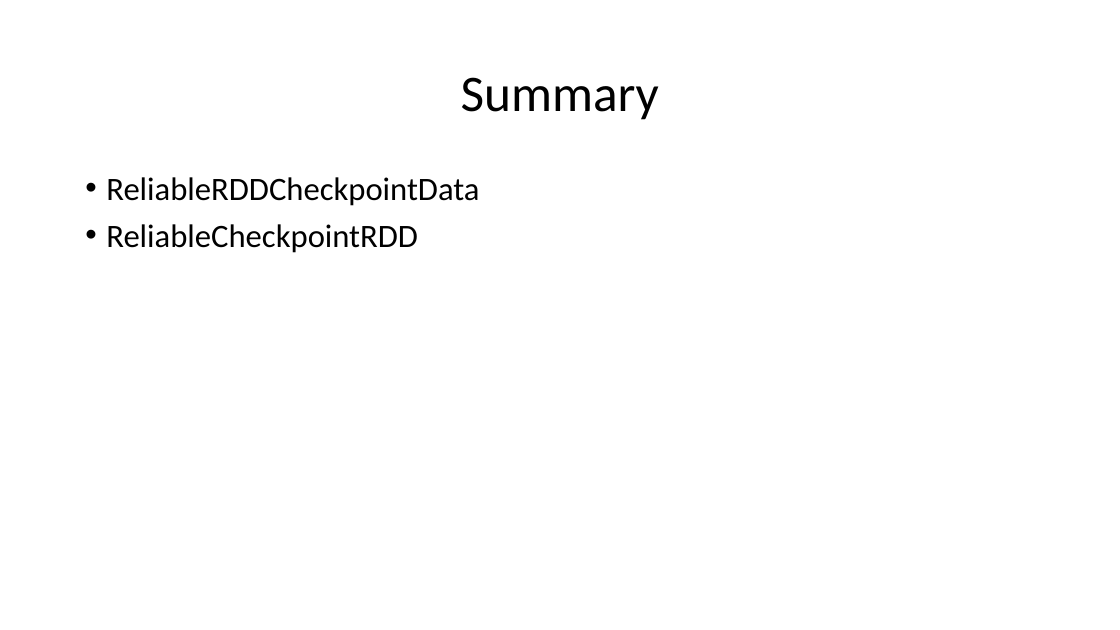
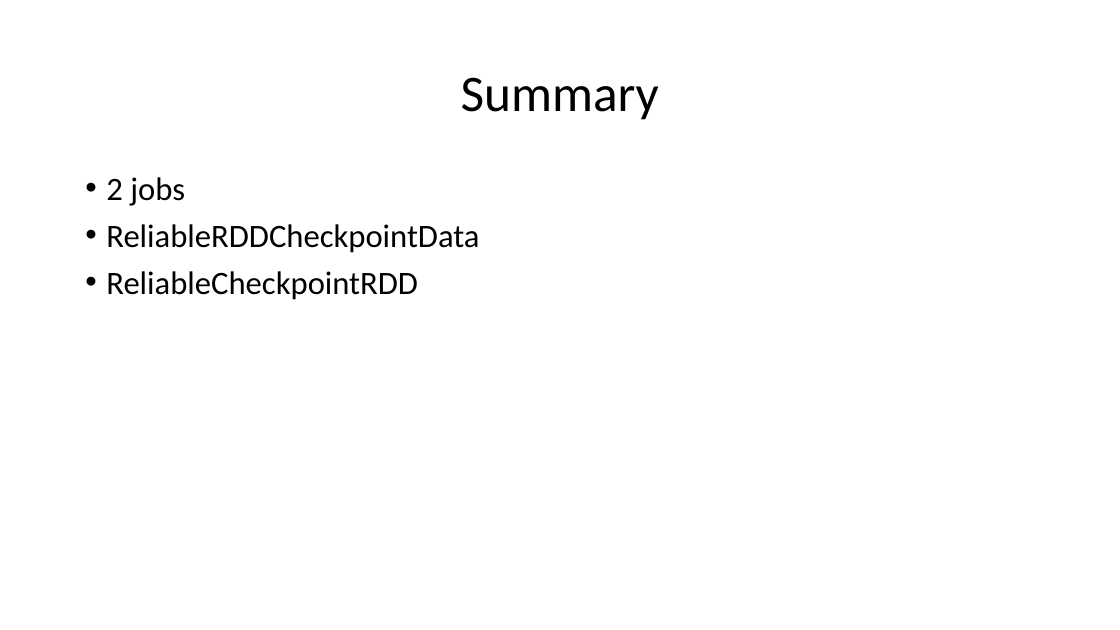
Before and after one commit to nkudinov/apache_spark_pptx, a slide deck: slide 25 of Spark_checkpoint.pptx (slide 23 before the commit). Drawn at 1120x630 pixels with LibreOffice and Linux fonts; fonts in the diff are those of the drawing. Boxes give left, top, right and bottom in pixels: in the first picture for what was removed or moved away, otherwise in the second. Text is boxed around its words. In the diff, an @@ line names an element or a change of style, - is before the commit and + after.

```diff
--- a/Spark_checkpoint.pptx
+++ b/Spark_checkpoint.pptx
@@ text at bbox=[106, 177, 185, 206]: paragraph added @@
+• 2 jobs
```
Also in this commit, not shown: 6 other slides changed, 4 slides added, 2 slides removed.
